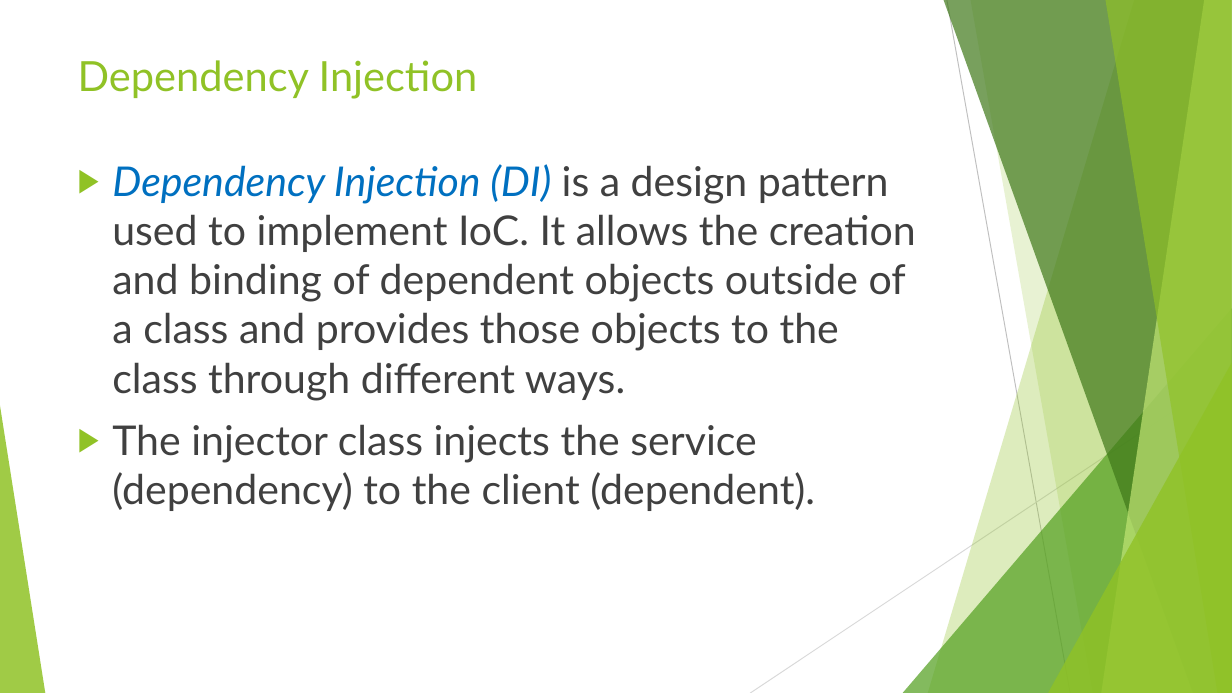
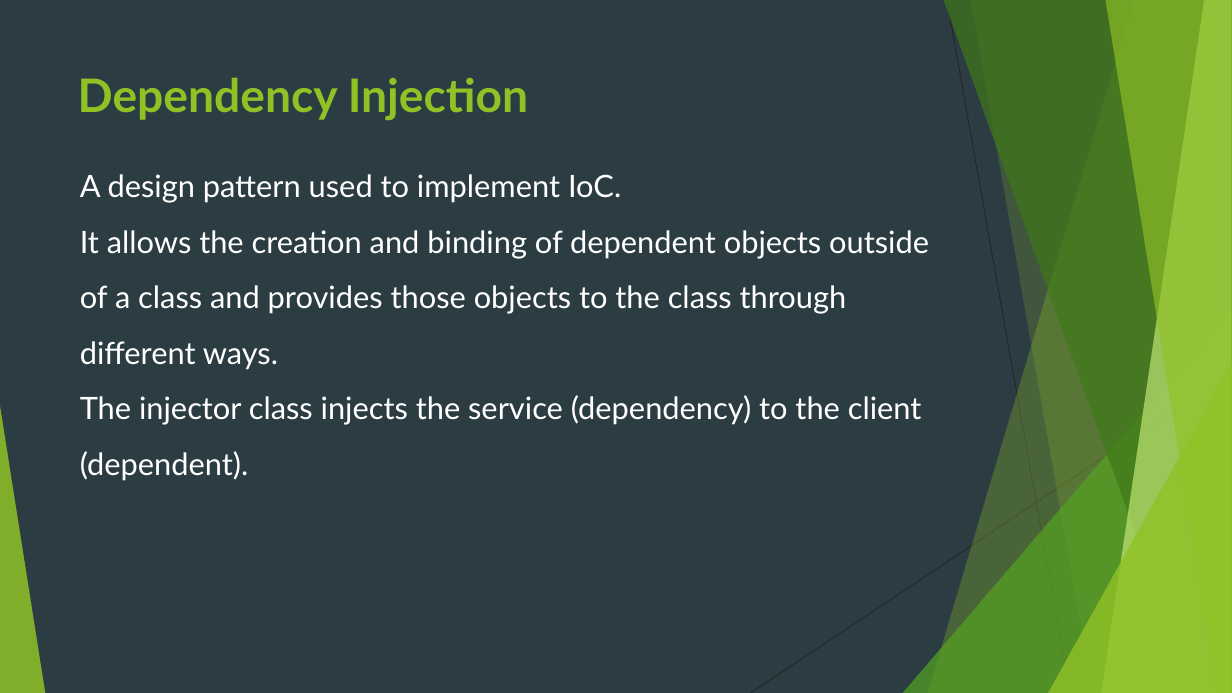
Before and after one commit to idanshal/sb-todo-app-tdp, a slide deck: slide 12 of course_data/presentations/practical_spring_boot_for_tdp.pptx (slide 13 before the commit). Drawn at 1232x693 pixels with LibreOffice and Linux fonts; fonts in the diff are those of the drawing. Boxes give left, top, right and bottom in pixels: in the first picture for what was removed or moved away, otherwise in the second. Text is boxed around its words. In the diff, an @@ line names an element or a change of style, - is before the commit and + after.

```diff
--- a/course_data/presentations/practical_spring_boot_for_tdp.pptx
+++ b/course_data/presentations/practical_spring_boot_for_tdp.pptx
@@ background #FFFFFF to #2C3C43 @@
@@ line (947, 0) - (1070, 693): stroke #BFBFBF 0.75 pt to #262626 0.75 pt @@
@@ title "Dependency Injection": place and size @@
-title "Dependency Injection" at (78, 60, 478, 99)
+title "Dependency Injection" at (78, 77, 528, 120)
@@ title "Dependency Injection" at (78, 77, 528, 120): size 32.4 to 36 pt, bold on @@
@@ text at (80, 174, 929, 481): text changed; size 32 to 24 pt; text colour #404040 to #FFFFFF @@
-▶ Dependency Injection (DI) is a design pattern used to implement IoC. It allows the creation and binding of dependent objects outside of a class and provides those objects to the class through different ways.
-▶ The injector class injects the service (dependency) to the client (dependent).
+A design pattern used to implement IoC.
+It allows the creation and binding of dependent objects outside of a class and provides those objects to the class through different ways.
+The injector class injects the service (dependency) to the client (dependent).
@@ line (1232, 372) - (750, 693): stroke #D9D9D9 0.75 pt to #262626 0.75 pt @@
```
Also in this commit, not shown: 12 other slides changed, 1 slide removed.
